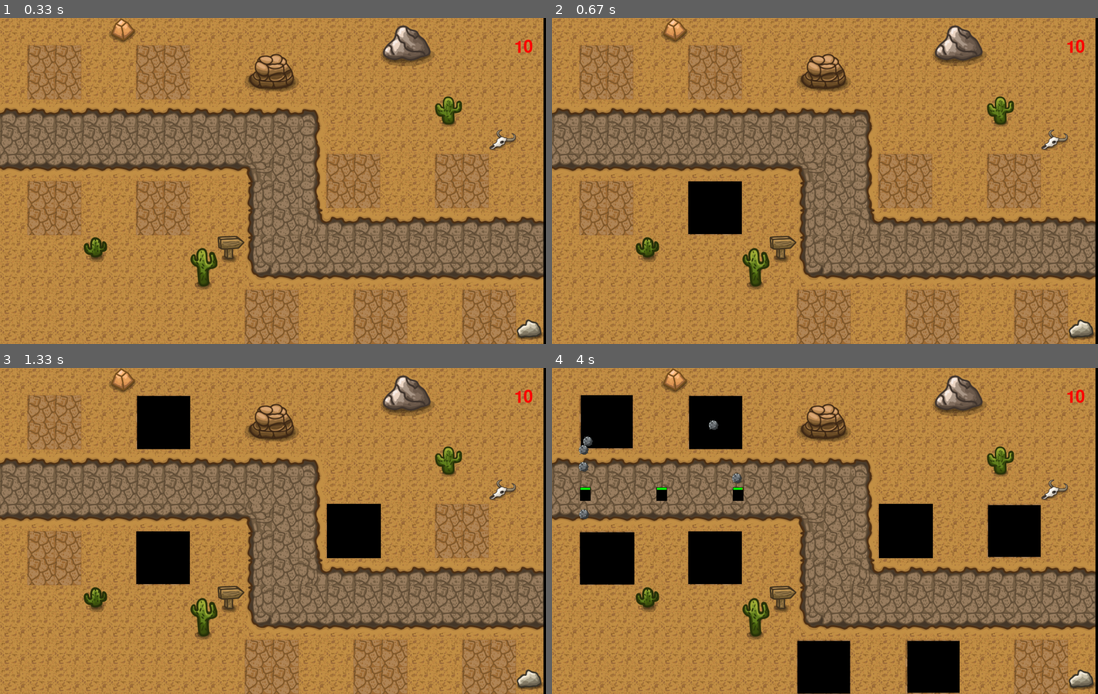
Above: before the commit, frames 1-4 (two rows, left to right).
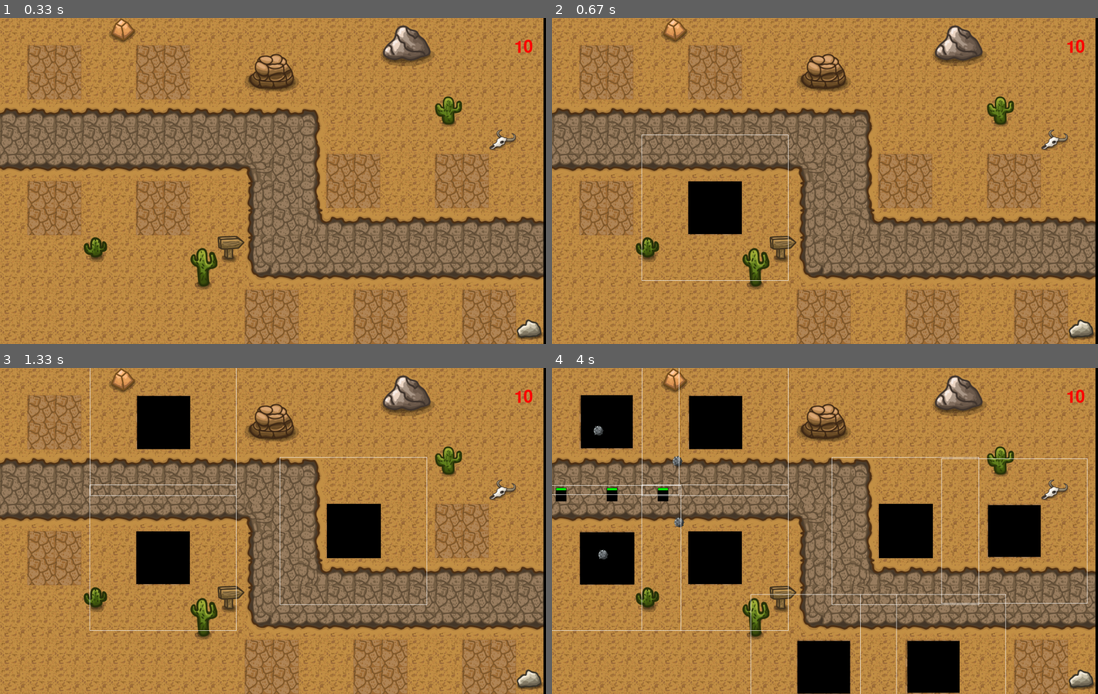
Above: after the commit, the same moments.

Repository: mustafa-mun/canyon-defenders
Game: pygame game, started from main.py
Two runs of this game, one before a commit and one after it. Both use one fixed random seed, a clock stepped at 60 frames per second and the inputs below.
Inputs (mouse positions are in pixels of both pictures, inside the frame that each line leads up to):
- Up to frame 1 (0.33 s): no input
- Up to frame 2 (0.67 s): press the mouse at (825, 203) at 0.37 s; move the mouse to (759, 194) at 0.47 s; release the mouse at (693, 184) at 0.6 s
- Up to frame 3 (1.33 s): click (327, 553) at 0.72 s; click (185, 407) at 1.05 s
- Up to frame 4 (4 s): press the mouse at (715, 557) at 1.37 s; move the mouse to (764, 602) at 1.47 s; release the mouse at (814, 648) at 1.6 s; click (606, 420) at 2.22 s; click (1032, 557) at 2.55 s; click (606, 557) at 3.38 s; click (934, 667) at 3.72 s

Frame 1 is identical in both runs. In frame 2, 0.2% of the frame differs, in the area x 16-44%, y 35-81%; in frame 3, 0.7%; in frame 4, 2.4%, in the area x 0-99%, y 0-100%.

Commit message:
create dynamic data members   This commit makes variables like speed and rate, dynamic.

Diff:
--- a/main.py
+++ b/main.py
@@ -43,7 +43,7 @@
         # handle enemy spawn
         elif event.type == ADDENEMY:
             # create new enemy
-            new_enemy = Enemy(100, coordinate_manager._waypoints)
+            new_enemy = Enemy(100, 2, coordinate_manager._waypoints)
             win.all_sprites.add(new_enemy)
             win.enemies.add(new_enemy)
         # handle tower placing
@@ -56,7 +56,7 @@
                 # coordinate is valid, create new tower
                 x = valid_coordinate["x"] + (valid_coordinate["width"] / 2)
                 y = valid_coordinate["y"] + (valid_coordinate["height"] / 2)
-                new_tower = Tower(250, 1, valid_coordinate["width"], valid_coordinate["height"], x, y)
+                new_tower = Tower(220, 1, 5, 45, valid_coordinate["width"], valid_coordinate["height"], x, y)
                 win.all_sprites.add(new_tower)
                 win.towers.add(new_tower)
 
@@ -73,18 +73,19 @@
 
     # add projectiles to enemies in range
     for tower in win.towers:
+        tower.draw_range_box(screen)
         # find the enemies in towers range
         range_enemies = [enemy for enemy in win.enemies if tower.range_box.colliderect(enemy.rect)]
         # set 0.5 seconds delay
-        if shoot_timer >= 30:
-            shoot_timer = 0
+        if tower.shoot_timer >= 30:
+            tower.shoot_timer = 0
             if range_enemies:
                 # shoot projectile to first locked out enemy
                 new_projectile = Projectile(tower, range_enemies[-1])
                 win.all_sprites.add(new_projectile)
                 win.projectiles.add(new_projectile)
         else:
-            shoot_timer += 1
+            tower.shoot_timer += 1
 
     # shoot all projectiles
     for projectile in win.projectiles:
--- a/modules/enemy.py
+++ b/modules/enemy.py
@@ -1,7 +1,7 @@
 import pygame
 
 class Enemy(pygame.sprite.Sprite):
-    def __init__(self, health, waypoints):
+    def __init__(self, health, speed, waypoints):
         super(Enemy, self).__init__()
         self.max_health = health
         self.health = health
@@ -12,7 +12,7 @@
         )
         self._waypoints = waypoints
         self._target_waypoint = 0
-        self._speed = 3
+        self._speed = speed
 
     def draw_health_bar(self, surf, pos, size, borderC, backC, healthC, progress):
         pygame.draw.rect(surf, backC, (*pos, *size))
--- a/modules/tower.py
+++ b/modules/tower.py
@@ -1,7 +1,7 @@
 import pygame
 
 class Tower(pygame.sprite.Sprite):
-  def __init__(self, range, damage, width, height, pos_x, pos_y):
+  def __init__(self, range, damage, shooting_speed, shooting_rate, width, height, pos_x, pos_y):
     super(Tower, self).__init__()
     self._pos_x = pos_x
     self._pos_y = pos_y
@@ -10,6 +10,9 @@
     self.rect = self._surf.get_rect(
         center=(pos_x, pos_y)
     )
+    self.shoot_timer = 0
+    self._shooting_rate = shooting_rate
+    self._shooting_speed = shooting_speed
     self._damage = damage
     self.range_box = pygame.Rect(pos_x - (width // 2) - (range // 2),
                                      pos_y - (height // 2) - (range // 2),
@@ -19,7 +22,6 @@
   def draw_range_box(self, screen):
     # this method will be removed after tests
     pygame.draw.rect(screen, (255, 255, 255), self.range_box, 1)
-
 
 
 
@@ -34,7 +36,7 @@
     self.rect = self._surf.get_rect(
        center =(self._tower._pos_x, self._tower._pos_y)
     )
-    self._speed = 5
+    self._speed = self._tower._shooting_speed
 
   def update(self):
         # move only if enemy is in tower range
